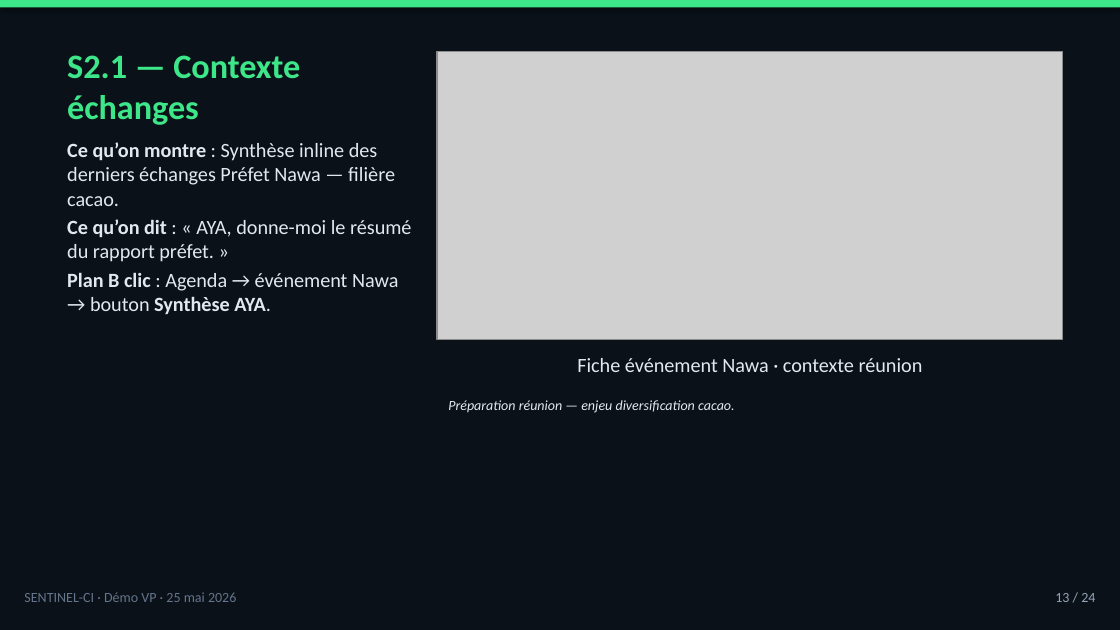
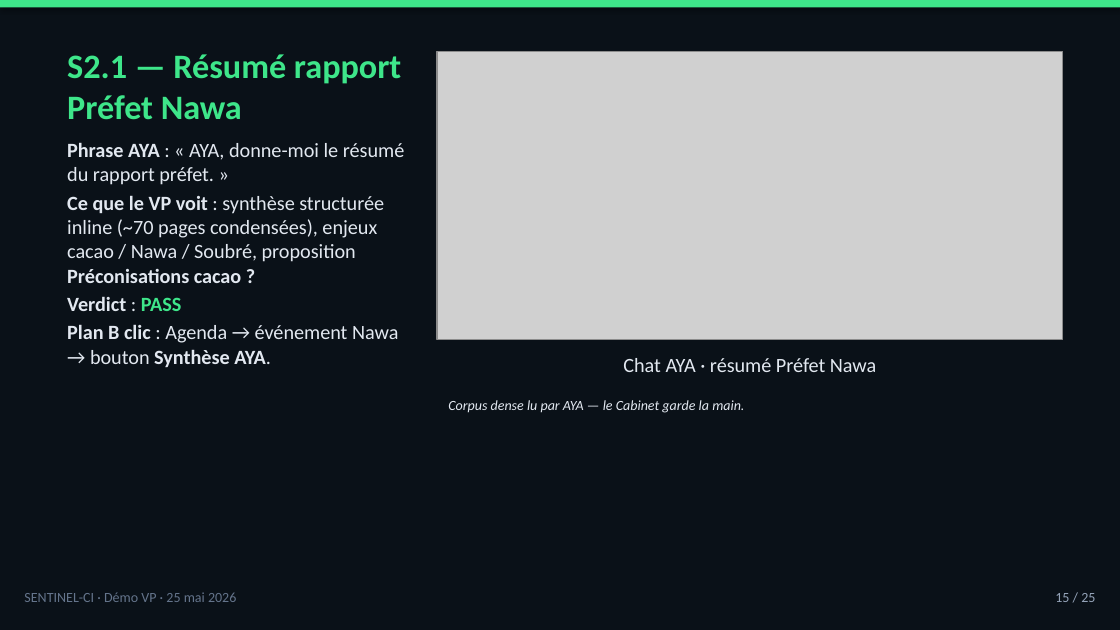
Before and after one commit to tishacian/hyusai, a slide deck: slide 15 of docs/sentinel-ci-demo-presenter-deck-2026-05-25.pptx (slide 13 before the commit). Drawn at 1120x630 pixels with LibreOffice and Linux fonts; fonts in the diff are those of the drawing; grey boxes stand for pictures. Boxes give left, top, right and bottom in pixels: in the first picture for what was removed or moved away, otherwise in the second. Text is boxed around its words. In the diff, an @@ line names an element or a change of style, - is before the commit and + after.

```diff
--- a/docs/sentinel-ci-demo-presenter-deck-2026-05-25.pptx
+++ b/docs/sentinel-ci-demo-presenter-deck-2026-05-25.pptx
@@ title at <box>67,54,401,120</box>: text changed @@
-S2.1 — Contexte échanges
+S2.1 — Résumé rapport Préfet Nawa
@@ text at <box>67,142,404,311</box>: text changed @@
-Ce qu’on montre : Synthèse inline des derniers échanges Préfet Nawa — filière cacao.
-Ce qu’on dit : « AYA, donne-moi le résumé du rapport préfet. »
+Phrase AYA : « AYA, donne-moi le résumé du rapport préfet. »
+Ce que le VP voit : synthèse structurée inline (~70 pages condensées), enjeux cacao / Nawa / Soubré, proposition Préconisations cacao ?
+Verdict : PASS
@@ text at <box>623,358,876,372</box>: text changed @@
-Fiche événement Nawa · contexte réunion
+Chat AYA · résumé Préfet Nawa
@@ text at <box>448,400,744,413</box>: text changed @@
-Préparation réunion — enjeu diversification cacao.
+Corpus dense lu par AYA — le Cabinet garde la main.
@@ text at <box>1055,593,1095,602</box>: text changed @@
-13 / 24
+15 / 25
```
Also in this commit, not shown: 20 other slides changed, 3 slides added, 2 slides removed, 2 other files.
